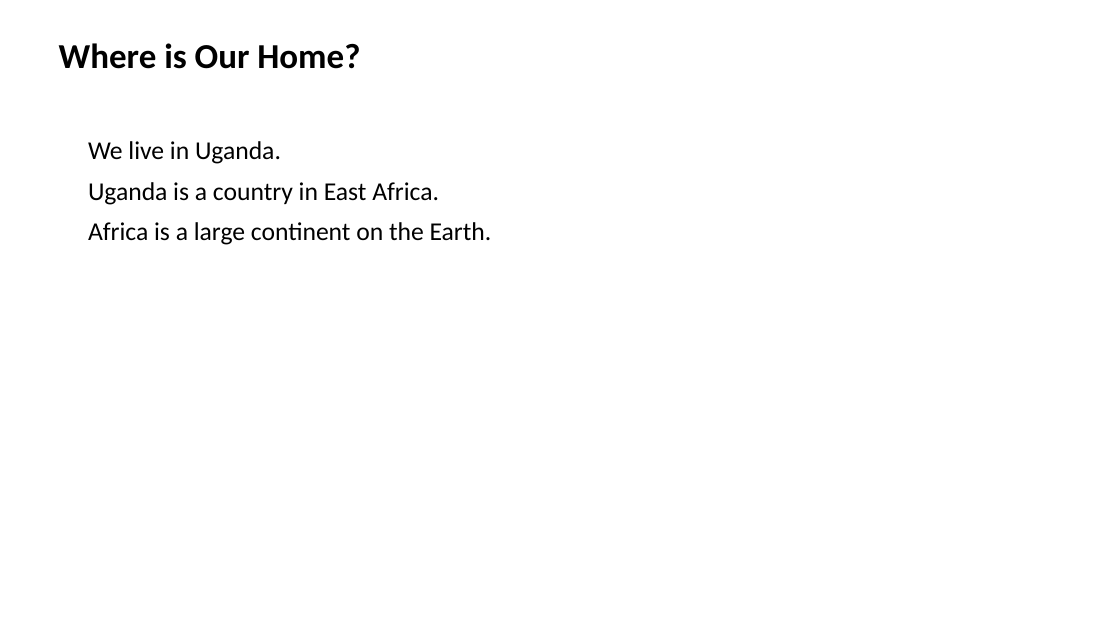
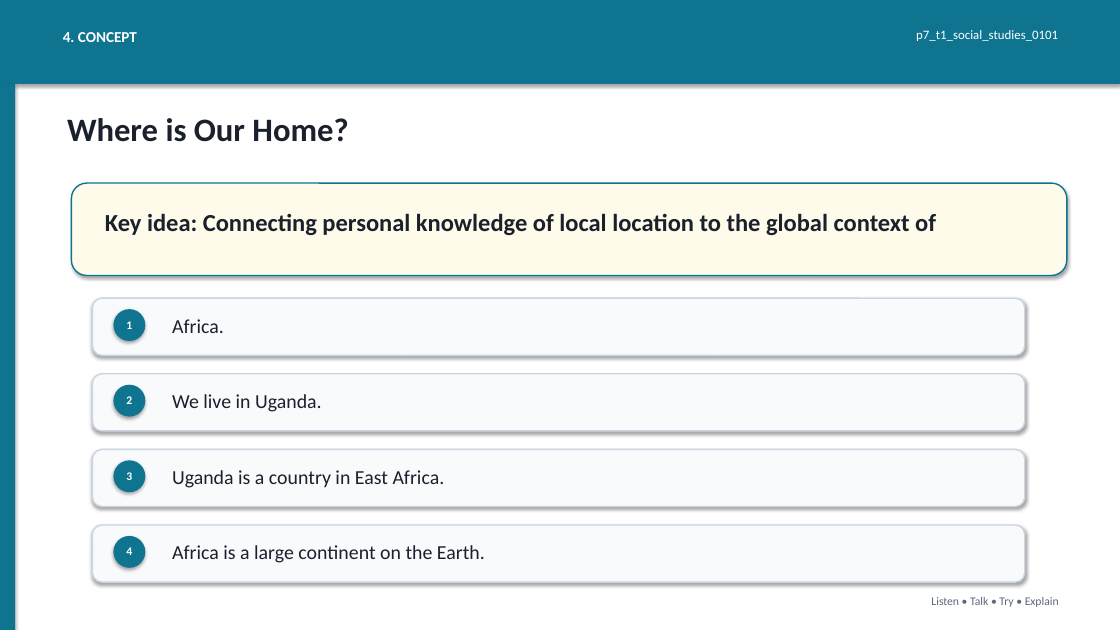
Before and after one commit to yousunjung84-edu/uganda-p7-mvp-20260629, a slide deck: slide 4 of uganda-p7-mvp/p7_t1_social_studies_0101/p7_t1_social_studies_0101.pptx (slide 3 before the commit). Drawn at 1120x630 pixels with LibreOffice and Linux fonts; fonts in the diff are those of the drawing. Boxes give left, top, right and bottom in pixels: in the first picture for what was removed or moved away, otherwise in the second. Text is boxed around its words. In the diff, an @@ line names an element or a change of style, - is before the commit and + after.

```diff
--- a/uganda-p7-mvp/p7_t1_social_studies_0101/p7_t1_social_studies_0101.pptx
+++ b/uganda-p7-mvp/p7_t1_social_studies_0101/p7_t1_social_studies_0101.pptx
@@ rectangle added at <box>0,0,1120,84</box>, fill #0E7490 @@
@@ text added at <box>63,32,137,42</box>, 13 pt, text #FFFFFF, bold @@
+4. CONCEPT
@@ text added at <box>916,30,1058,41</box>, 11 pt, text #FFFFFF @@
+p7_t1_social_studies_0101
@@ rectangle added at <box>0,84,15,630</box>, fill #0E7490 @@
@@ text "Where is Our Home?": place and size @@
-text "Where is Our Home?" at <box>59,43,360,69</box>
+text "Where is Our Home?" at <box>67,118,348,142</box>
@@ text "Where is Our Home?" at <box>67,118,348,142</box>: size 30 to 28 pt, text colour #000000 to #1A202C @@
@@ text at <box>88,141,439,205</box>: paragraphs removed @@
-We live in Uganda.
-Uganda is a country in East Africa.
@@ rounded rectangle added at <box>71,183,1067,276</box>, fill #FFFBEB, outline #0E7490 1.2 pt @@
@@ text added at <box>105,213,936,235</box>, 21 pt, text #1A202C, bold @@
+Key idea: Connecting personal knowledge of local location to the global context of
@@ rounded rectangle added at <box>92,298,1025,355</box>, fill #F8FAFC, outline #CBD5E1 1.2 pt @@
@@ ellipse added at <box>113,309,145,341</box>, fill #0E7490 @@
@@ text added at <box>126,321,132,329</box>, 10 pt, text #FFFFFF, bold @@
+1
@@ text added at <box>172,319,224,333</box>, 17 pt, text #1A202C @@
+Africa.
@@ rounded rectangle added at <box>92,374,1025,431</box>, fill #F8FAFC, outline #CBD5E1 1.2 pt @@
@@ ellipse added at <box>113,385,145,417</box>, fill #0E7490 @@
@@ text added at <box>126,396,132,404</box>, 10 pt, text #FFFFFF, bold @@
+2
@@ text added at <box>172,394,322,412</box>, 17 pt, text #1A202C @@
+We live in Uganda.
@@ rounded rectangle added at <box>92,450,1025,507</box>, fill #F8FAFC, outline #CBD5E1 1.2 pt @@
@@ ellipse added at <box>113,460,145,492</box>, fill #0E7490 @@
@@ text added at <box>126,472,132,480</box>, 10 pt, text #FFFFFF, bold @@
+3
@@ text added at <box>172,470,445,488</box>, 17 pt, text #1A202C @@
+Uganda is a country in East Africa.
@@ rounded rectangle added at <box>92,525,1025,582</box>, fill #F8FAFC, outline #CBD5E1 1.2 pt @@
@@ ellipse added at <box>113,536,145,568</box>, fill #0E7490 @@
@@ text "Africa is a large continent ...": place and size @@
-text "Africa is a large continent ..." at <box>88,141,492,245</box>
+text "Africa is a large continent ..." at <box>172,545,485,563</box>
@@ text "Africa is a large continent ..." at <box>172,545,485,563</box>: size 22 to 17 pt, text colour #000000 to #1A202C; less space between paragraphs @@
@@ text added at <box>126,547,132,555</box>, 10 pt, text #FFFFFF, bold @@
+4
@@ text added at <box>931,597,1059,607</box>, 10 pt, text #5B677D @@
+Listen • Talk • Try • Explain
```
Also in this commit, not shown: 7 slides added, 7 slides removed, 43 other files.
